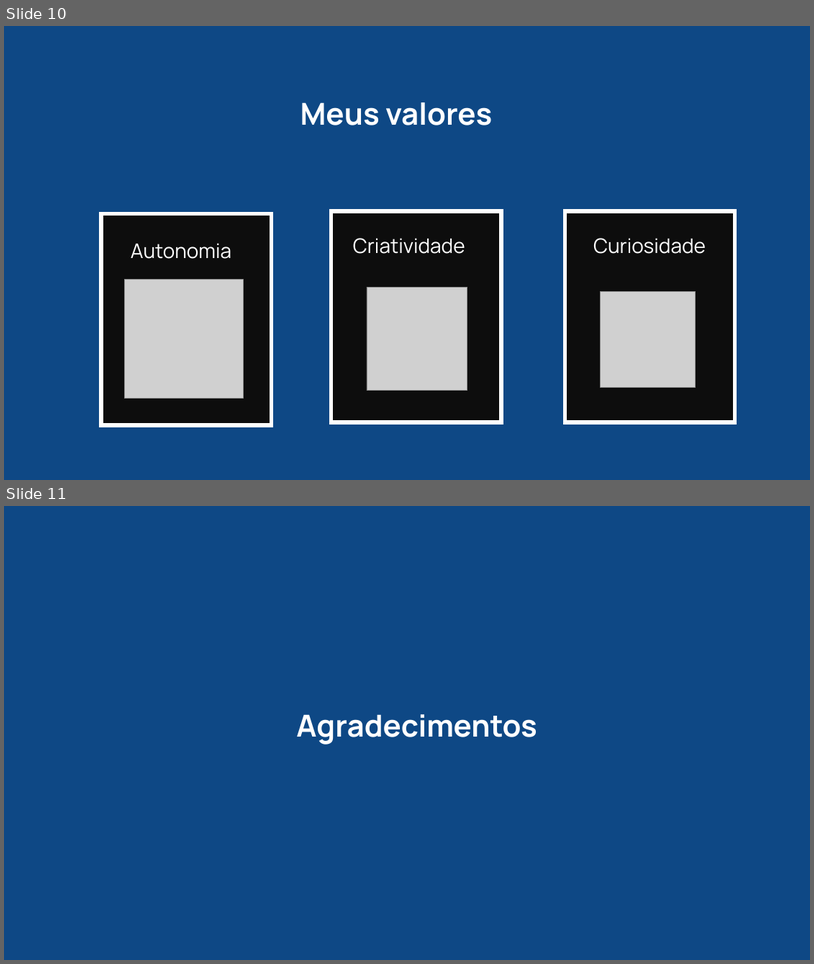
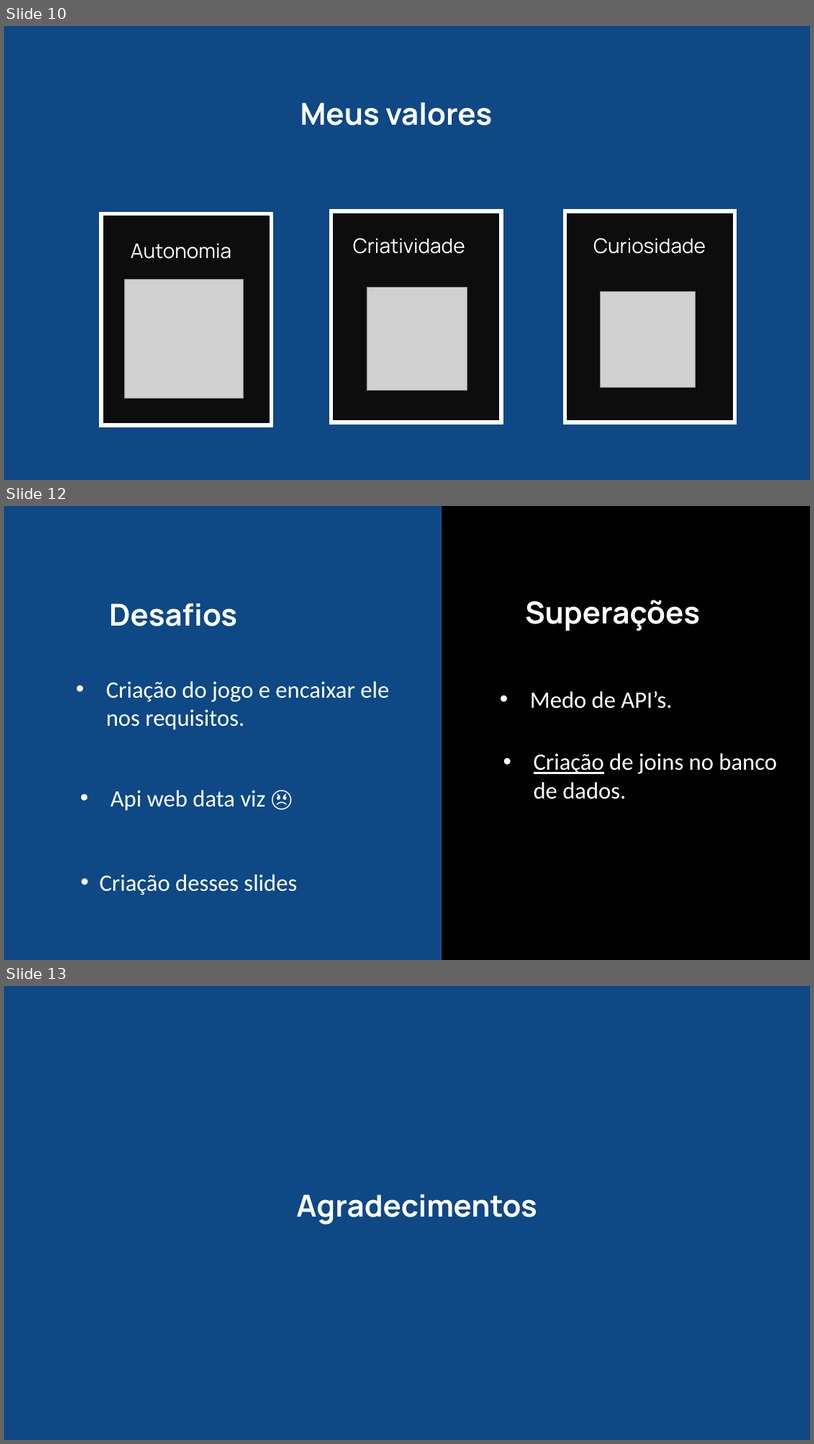
Before and after one commit to lucaslrodrigues/Projeto-individual, a slide deck: ppt/PI.pptx. Shown one above the other, each under a label of ours: slides 10 and 11 before the commit, slides 10, 12 and 13 after it; the slides between them are not shown. The pictures are 814x964 and 814x1444 pixels, drawn with LibreOffice and Linux fonts; fonts in the diff are those of the drawing; grey boxes stand for pictures; background and template pictures are left out. Boxes give left, top, right and bottom in pixels: in the first picture for what was removed or moved away, otherwise in the second. Text is boxed around its words. In the diff, an @@ line names an element or a change of style, - is before the commit and + after.

```diff
--- a/ppt/PI.pptx
+++ b/ppt/PI.pptx
@@ slide 12 added at [4,506,810,960], background #0E4885 @@
@@ rectangle added at [441,506,810,960], fill #000000, outline #325491 1 pt @@
@@ title added at [109,603,237,626], 36 pt, text #FFFFFF, bold @@
+Desafios
@@ text added at [525,600,700,631], 36 pt, text #FFFFFF, bold @@
+Superações
@@ text added at [106,681,389,730], 28 pt, text #FFFFFF @@
+• Criação do jogo e encaixar ele nos requisitos.
@@ text added at [530,691,672,708], 28 pt, text #FFFFFF @@
+• Medo de API’s.
@@ text added at [534,753,777,799], 28 pt, text #FFFFFF @@
+• Criação de joins no banco de dados.
@@ text added at [111,790,266,811], 28 pt, text #FFFFFF @@
+• Api web data viz 😠
@@ text added at [100,874,297,895], 28 pt, text #FFFFFF @@
+• Criação desses slides
@@ what was slide 11 is now slide 13 @@
```
Also in this commit, not shown: 7 slides changed, 2 other slides added, 1 slide removed, 19 other files.
